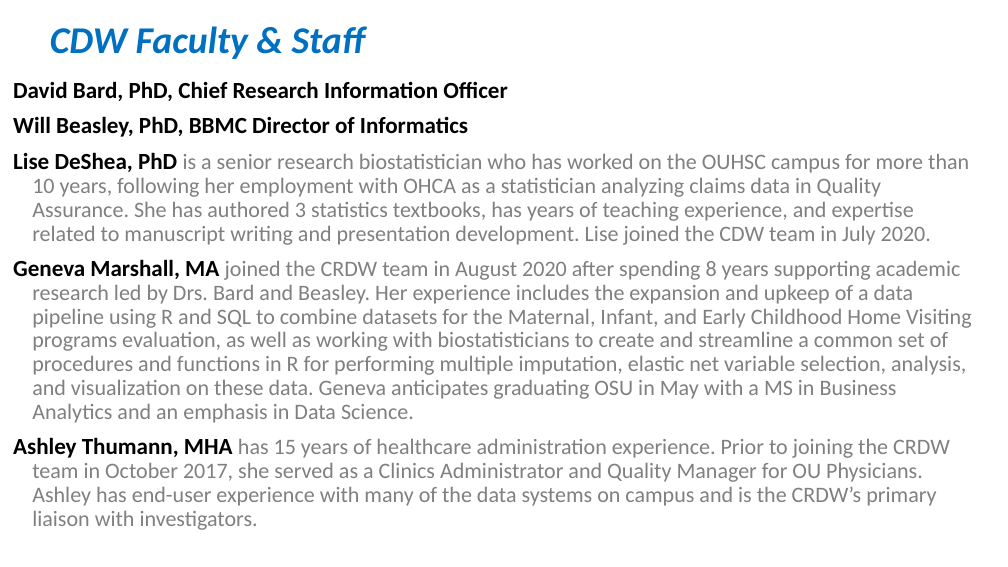
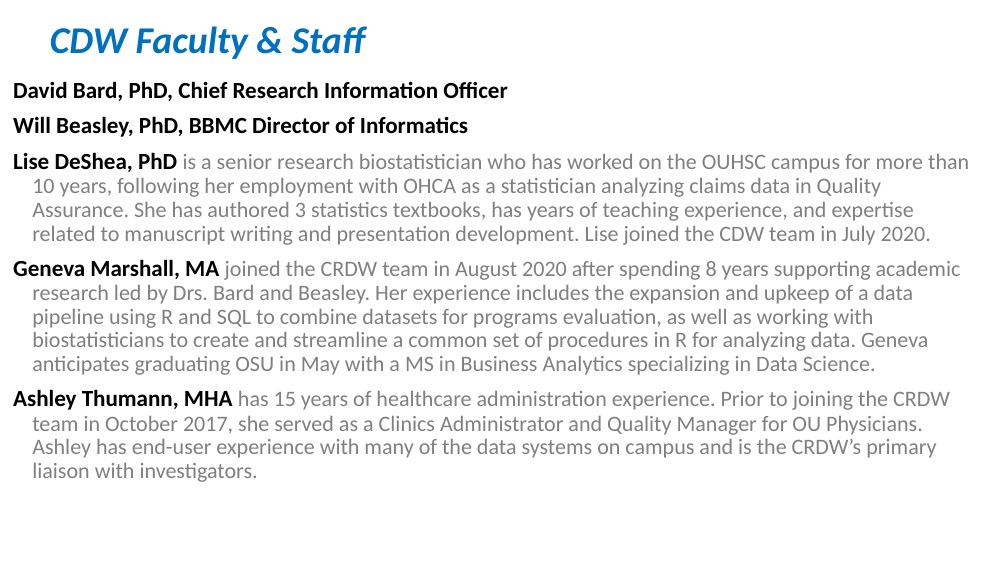
Before and after one commit to OuhscBbmc/prairie-outpost-public, a slide deck: slide 3 of publications/presentation-2021-02-aac/crdw-2021-02.pptx. Drawn at 1008x567 pixels with LibreOffice and Linux fonts; fonts in the diff are those of the drawing. Boxes give left, top, right and bottom in pixels: in the first picture for what was removed or moved away, otherwise in the second. Text is boxed around its words. In the diff, an @@ line names an element or a change of style, - is before the commit and + after.

```diff
--- a/publications/presentation-2021-02-aac/crdw-2021-02.pptx
+++ b/publications/presentation-2021-02-aac/crdw-2021-02.pptx
@@ text at bbox=[13, 259, 961, 375]: text changed @@
-Geneva Marshall, MA joined the CRDW team in August 2020 after spending 8 years supporting academic research led by Drs. Bard and Beasley. Her experience includes the expansion and upkeep of a data pipeline using R and SQL to combine datasets for the Maternal, Infant, and Early Childhood Home Visiting programs evaluation, as well as working with biostatisticians to create and streamline a common set of procedures and functions in R for performing multiple imputation, elastic net variable selection, analysis, and visualization on these data. Geneva anticipates graduating OSU in May with a MS in Business Analytics and an emphasis in Data Science.
+Geneva Marshall, MA joined the CRDW team in August 2020 after spending 8 years supporting academic research led by Drs. Bard and Beasley. Her experience includes the expansion and upkeep of a data pipeline using R and SQL to combine datasets for programs evaluation, as well as working with biostatisticians to create and streamline a common set of procedures in R for analyzing data. Geneva anticipates graduating OSU in May with a MS in Business Analytics specializing in Data Science.
```
